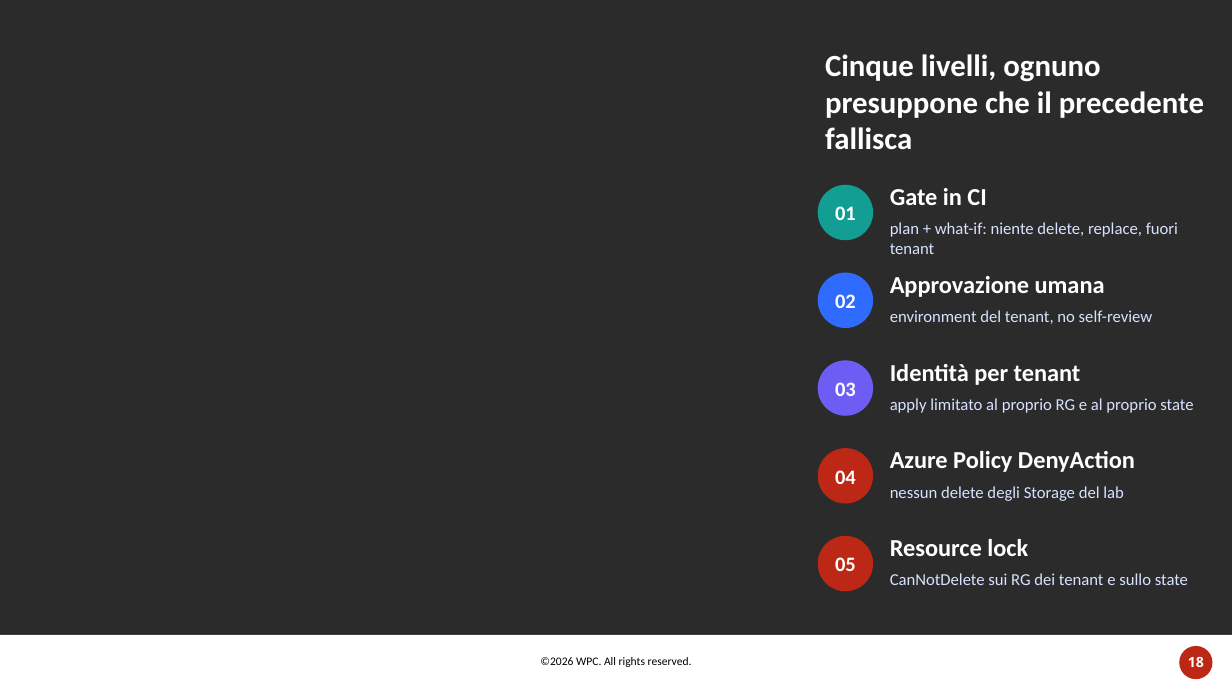
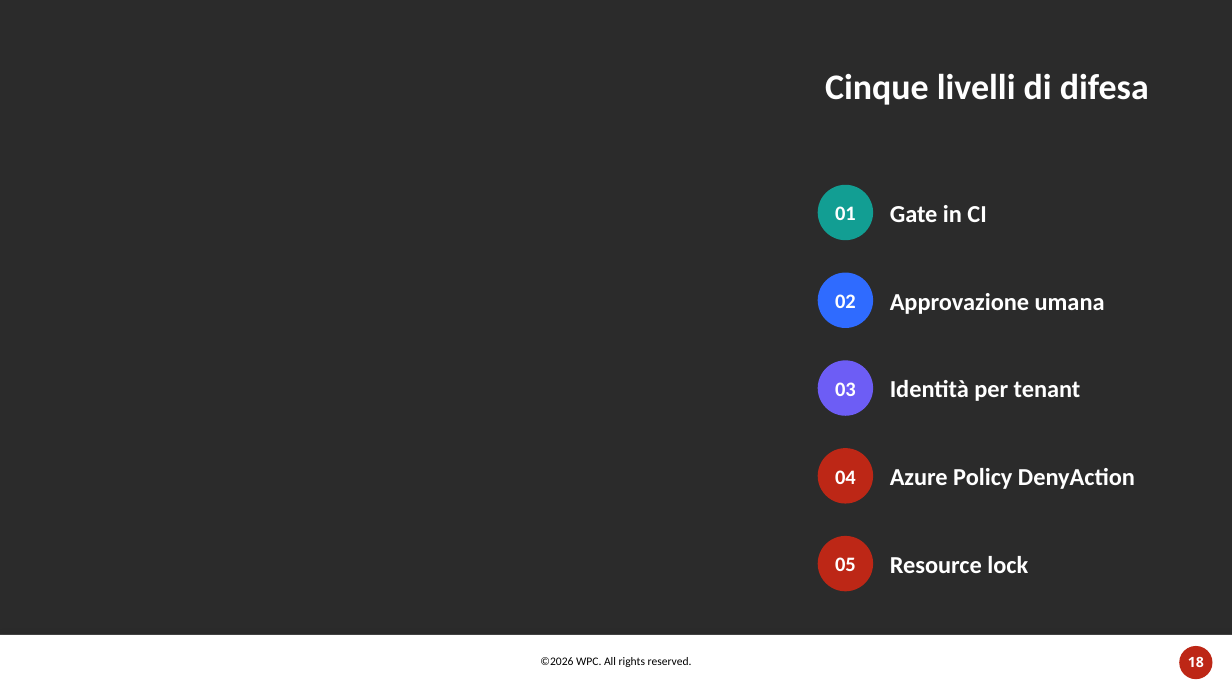
Before and after one commit to carlosacchi/wpc-2026, a slide deck: slide 18 of docs/session/out/WPC2026-Copilot-sotto-controllo.pptx. Drawn at 1232x693 pixels with LibreOffice and Linux fonts; fonts in the diff are those of the drawing; background and template pictures are left out; a plain dark background stands for a picture behind light text. Boxes give left, top, right and bottom in pixels: in the first picture for what was removed or moved away, otherwise in the second. Text is boxed around its words. In the diff, an @@ line names an element or a change of style, - is before the commit and + after.

```diff
--- a/docs/session/out/WPC2026-Copilot-sotto-controllo.pptx
+++ b/docs/session/out/WPC2026-Copilot-sotto-controllo.pptx
@@ text at <box>825,73,1149,105</box>: text changed; size 24 to 28 pt @@
-Cinque livelli, ognuno presuppone che il precedente fallisca
+Cinque livelli di difesa
@@ text "Gate in CI": place and size @@
-text "Gate in CI" at <box>890,188,986,205</box>
+text "Gate in CI" at <box>890,205,986,222</box>
@@ text removed at <box>890,222,1178,254</box> @@
-plan + what-if: niente delete, replace, fuori tenant
@@ text "Approvazione umana": place and size @@
-text "Approvazione umana" at <box>890,276,1105,297</box>
+text "Approvazione umana" at <box>890,293,1105,314</box>
@@ text removed at <box>890,310,1153,324</box> @@
-environment del tenant, no self-review
@@ vertical alignment top to middle in 5 elements at <box>890,205,986,222</box>, <box>890,556,1028,573</box>, <box>890,293,1105,314</box>, <box>890,468,1135,489</box>, <box>890,380,1081,401</box> @@
@@ text "Identità per tenant": place and size @@
-text "Identità per tenant" at <box>890,364,1081,385</box>
+text "Identità per tenant" at <box>890,380,1081,401</box>
@@ text removed at <box>890,398,1193,413</box> @@
-apply limitato al proprio RG e al proprio state
@@ text "Azure Policy DenyAction": place and size @@
-text "Azure Policy DenyAction" at <box>890,451,1135,472</box>
+text "Azure Policy DenyAction" at <box>890,468,1135,489</box>
@@ text removed at <box>890,486,1124,501</box> @@
-nessun delete degli Storage del lab
@@ text "Resource lock": place and size @@
-text "Resource lock" at <box>890,539,1028,556</box>
+text "Resource lock" at <box>890,556,1028,573</box>
@@ text removed at <box>890,573,1188,585</box> @@
-CanNotDelete sui RG dei tenant e sullo state
```
Also in this commit, not shown: 12 other slides changed, 6 slides added, 5 slides removed, 4 other files.
